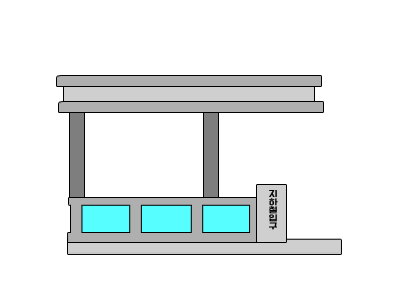
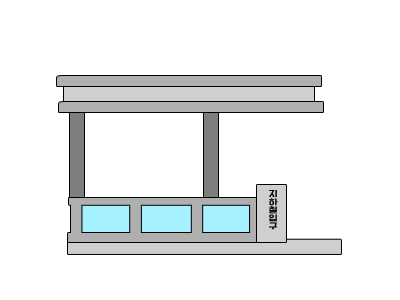
Comparing the layer stacks of the two 400px x 300px images. Changes:
painted on "창" over (82, 205, 250, 232)
